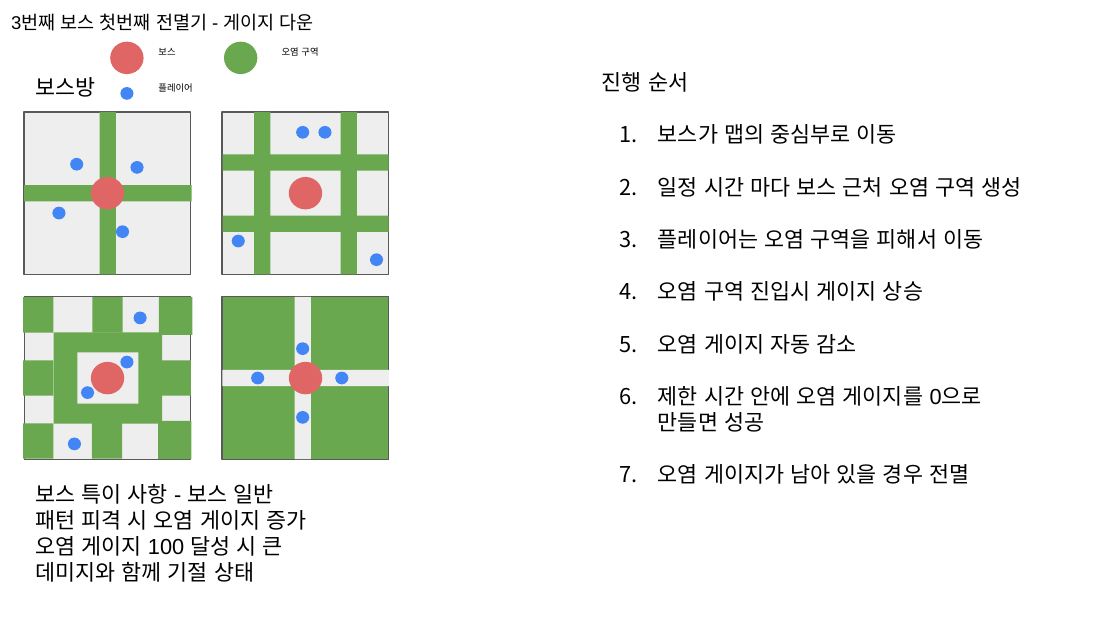
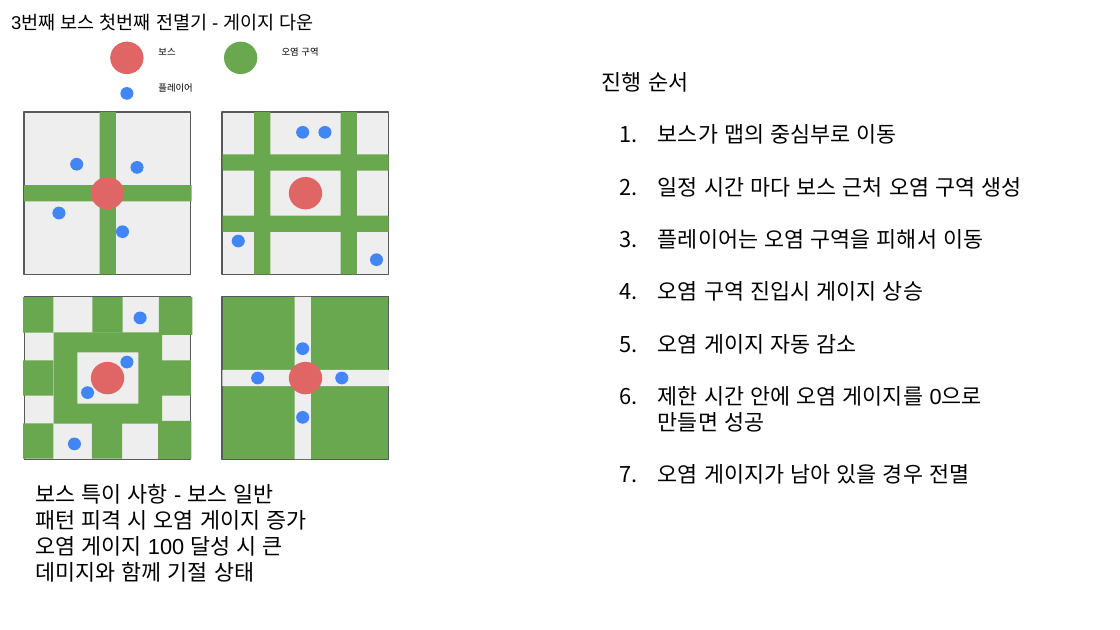
Before and after one commit to haein0303/AlgaeEater, a slide deck: slide 4 of Document/보스 기획서.pptx. Drawn at 1120x630 pixels with LibreOffice and Linux fonts; fonts in the diff are those of the drawing. Boxes give left, top, right and bottom in pixels: in the first picture for what was removed or moved away, otherwise in the second. Text is boxed around its words. In the diff, an @@ line names an element or a change of style, - is before the commit and + after.

```diff
--- a/Document/보스 기획서.pptx
+++ b/Document/보스 기획서.pptx
@@ text removed at (35, 77, 95, 97) @@
-보스방
```
Also in this commit, not shown: 8 other files.
